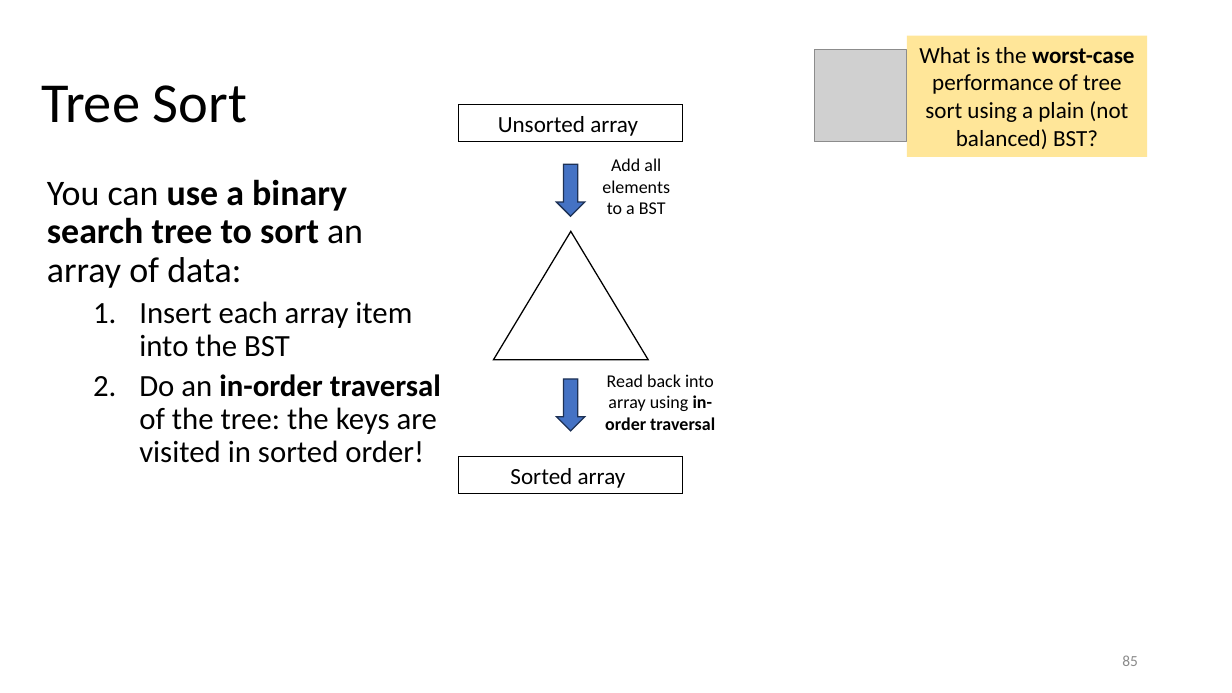
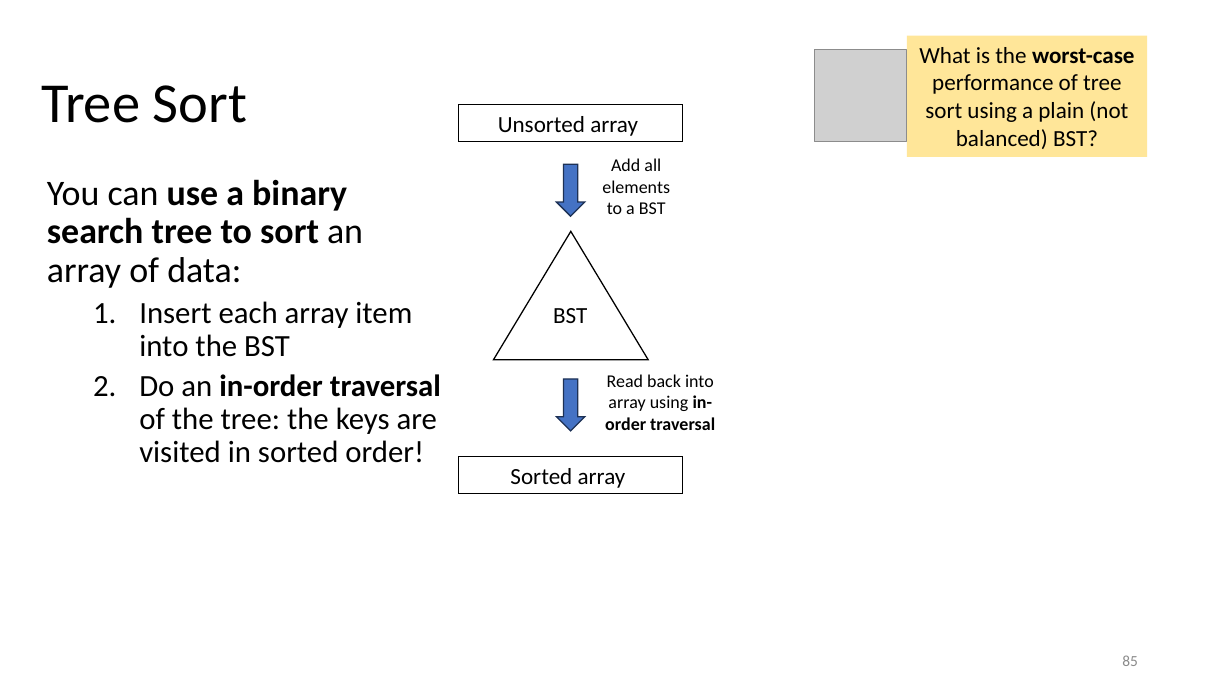
Before and after one commit to tjd1234/cmpt225summer2023, a slide deck: slide 85 of lecture_notes/week10/week10_BST.pptx. Drawn at 1232x693 pixels with LibreOffice and Linux fonts; fonts in the diff are those of the drawing; grey boxes stand for pictures. Boxes give left, top, right and bottom in pixels: in the first picture for what was removed or moved away, otherwise in the second. Text is boxed around its words. In the diff, an @@ line names an element or a change of style, - is before the commit and + after.

```diff
--- a/lecture_notes/week10/week10_BST.pptx
+++ b/lecture_notes/week10/week10_BST.pptx
@@ text added at (x1=553, y1=308, x2=587, y2=323), 18 pt, text #000000 @@
+BST
```
Also in this commit, not shown: 6 other slides changed.
